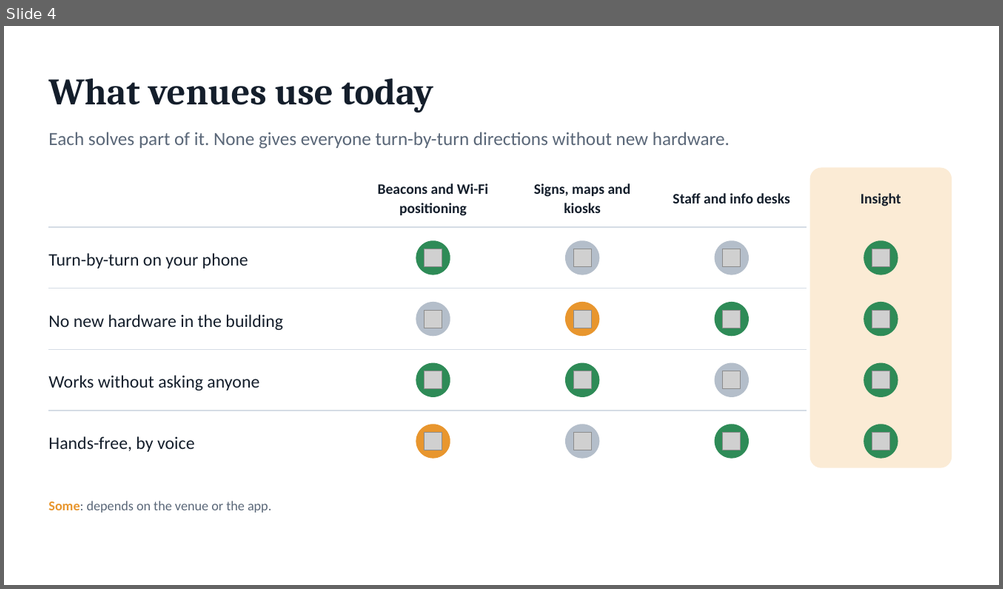
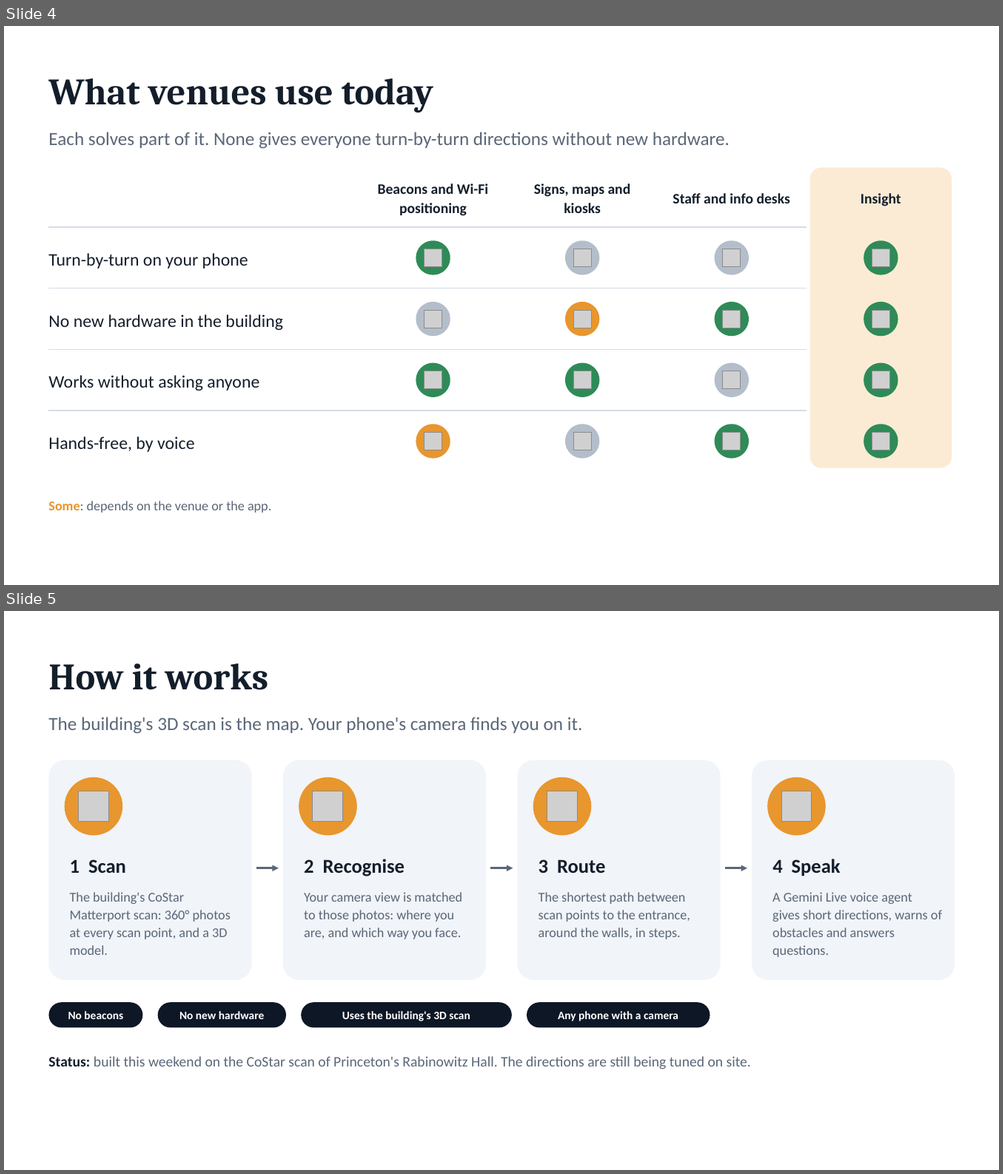
Before and after one commit to epicgdog/blindsight, a slide deck: slides/insight.pptx. Shown one above the other, each under a label of ours: slide 4 before the commit, slides 4 and 5 after it. The pictures are 1003x589 and 1003x1174 pixels, drawn with LibreOffice and Linux fonts; fonts in the diff are those of the drawing; grey boxes stand for pictures. Boxes give left, top, right and bottom in pixels: in the first picture for what was removed or moved away, otherwise in the second. Text is boxed around its words. In the diff, an @@ line names an element or a change of style, - is before the commit and + after.

```diff
--- a/slides/insight.pptx
+++ b/slides/insight.pptx
@@ slide 5 added at (4, 611, 999, 1170), background #FFFFFF @@
@@ text added at (48, 664, 268, 690), 36 pt, text #141E2B, bold @@
+How it works
@@ text added at (48, 717, 583, 734), 18 pt, text #5A6778 @@
+The building's 3D scan is the map. Your phone's camera finds you on it.
@@ rounded rectangle added at (48, 760, 252, 980), fill #F1F4F8 @@
@@ rounded rectangle added at (283, 760, 486, 980), fill #F1F4F8 @@
@@ rounded rectangle added at (518, 760, 720, 980), fill #F1F4F8 @@
@@ rounded rectangle added at (751, 760, 955, 980), fill #F1F4F8 @@
@@ ellipse added at (65, 777, 122, 835), fill #E8962E @@
@@ ellipse added at (299, 777, 357, 835), fill #E8962E @@
@@ ellipse added at (533, 777, 591, 835), fill #E8962E @@
@@ ellipse added at (767, 777, 825, 835), fill #E8962E @@
@@ picture added at (79, 792, 109, 822) @@
@@ picture added at (313, 792, 344, 822) @@
@@ picture added at (547, 792, 578, 822) @@
@@ picture added at (782, 792, 812, 822) @@
@@ text added at (70, 860, 126, 873), 19 pt, text #141E2B, bold @@
+1 Scan
@@ arrow added from (256, 869) to (279, 869), #5A6778 2 pt @@
@@ text added at (304, 859, 404, 877), 19 pt, text #141E2B, bold @@
+2 Recognise
@@ arrow added from (490, 869) to (513, 869), #5A6778 2 pt @@
@@ text added at (538, 860, 605, 873), 19 pt, text #141E2B, bold @@
+3 Route
@@ arrow added from (725, 869) to (747, 869), #5A6778 2 pt @@
@@ text added at (772, 859, 840, 877), 19 pt, text #141E2B, bold @@
+4 Speak
@@ text added at (70, 892, 230, 955), 13 pt, text #5A6778 @@
+The building's CoStar Matterport scan: 360° photos at every scan point, and a 3D model.
@@ text added at (304, 892, 462, 940), 13 pt, text #5A6778 @@
+Your camera view is matched to those photos: where you are, and which way you face.
@@ text added at (538, 892, 690, 940), 13 pt, text #5A6778 @@
+The shortest path between scan points to the entrance, around the walls, in steps.
@@ text added at (772, 892, 942, 957), 13 pt, text #5A6778 @@
+A Gemini Live voice agent gives short directions, warns of obstacles and answers questions.
@@ rounded rectangle added at (48, 1002, 143, 1028), fill #0E1726, 11 pt, text #FFFFFF, bold @@
+No beacons
@@ rounded rectangle added at (158, 1002, 286, 1028), fill #0E1726, 11 pt, text #FFFFFF, bold @@
+No new hardware
@@ rounded rectangle added at (301, 1002, 512, 1028), fill #0E1726, 11 pt, text #FFFFFF, bold @@
+Uses the building's 3D scan
@@ rounded rectangle added at (526, 1002, 710, 1028), fill #0E1726, 11 pt, text #FFFFFF, bold @@
+Any phone with a camera
@@ text added at (48, 1056, 751, 1070), 14 pt, text #5A6778 @@
+Status: built this weekend on the CoStar scan of Princeton's Rabinowitz Hall. The directions are still being tuned on site.
```
Also in this commit, not shown: 7 slides changed, 1 other slide added, 5 slides removed, 3 other files.
